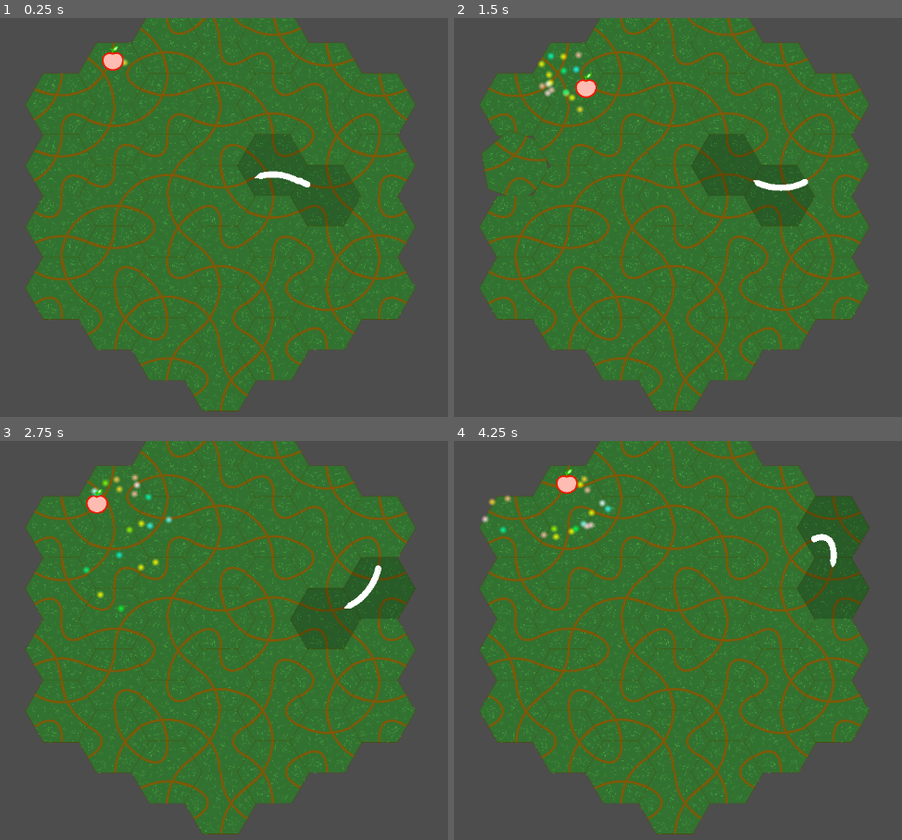
Above: before the commit, frames 1-4 (two rows, left to right).
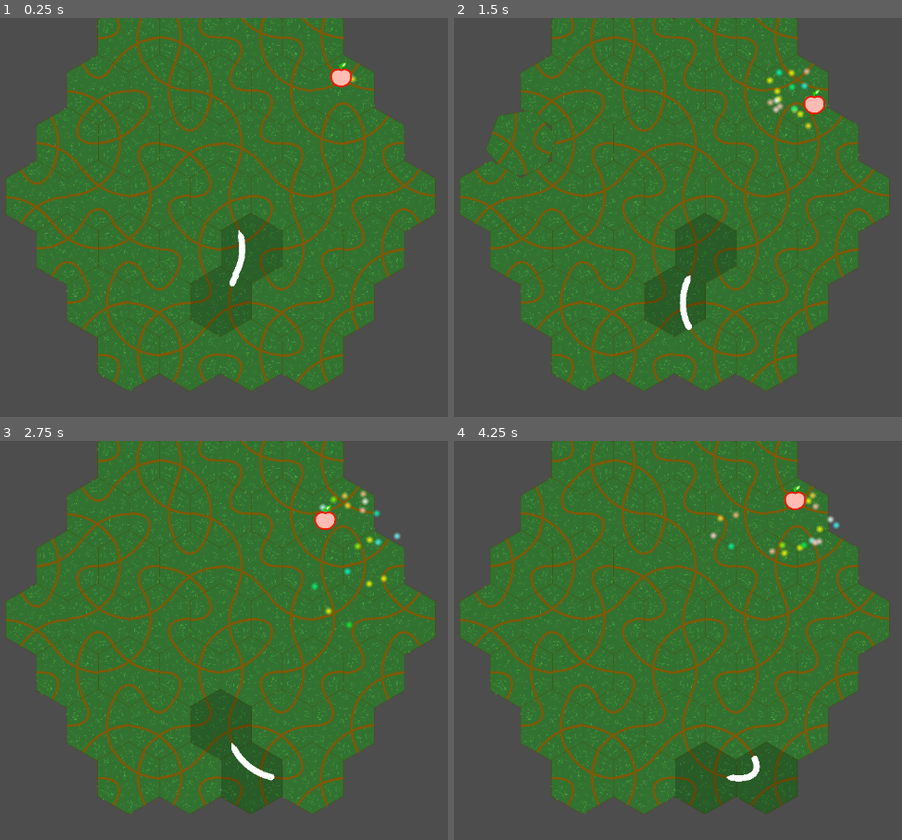
Above: after the commit, the same moments.

Repository: abalidoth/serpentrax
Game: Godot game, scene res://main_game.tscn
Two runs of this game, one before a commit and one after it. Both use one fixed random seed, a clock stepped at 60 frames per second and the inputs below.
Inputs (mouse positions are in pixels of both pictures, inside the frame that each line leads up to):
- Up to frame 1 (0.25 s): no input
- Up to frame 2 (1.5 s): move the mouse to (516, 105) at 0.52 s; click (516, 105) at 0.67 s; move the mouse to (516, 165) at 1.27 s; click (516, 165) at 1.42 s
- Up to frame 3 (2.75 s): move the mouse to (62, 648) at 2.02 s; click (62, 648) at 2.17 s
- Up to frame 4 (4.25 s): move the mouse to (516, 712) at 2.77 s; click (516, 712) at 2.92 s; move the mouse to (570, 496) at 3.52 s; click (570, 496) at 3.67 s

The runs differ from the first frame. In frame 1, 26% of the frame differs, in the area x 1-98%, y 0-99%; in frame 2, 27%; in frame 3, 27%; in frame 4, 27%.

Commit message:
fixed rotation

Diff:
--- a/combo_tile.tscn
+++ b/combo_tile.tscn
@@ -40,6 +40,7 @@
 point_count = 2
 
 [node name="ComboTile" type="Node2D"]
+rotation = 1.5708
 script = ExtResource("1_lb888")
 
 [node name="ComboTile" type="Sprite2D" parent="."]
--- a/main_game.gd
+++ b/main_game.gd
@@ -7,8 +7,8 @@
 var tile_radius = 3 #how big the board is
 
 #project from cubic coordinates to cartesian
-var project_x = Vector3(1,-0.5,-0.5) * tile_spacing
-var project_y = Vector3(0,sqrt(3)/2, -sqrt(3)/2) * tile_spacing
+var project_y = Vector3(1,-0.5,-0.5) * tile_spacing
+var project_x = -Vector3(0,sqrt(3)/2, -sqrt(3)/2) * tile_spacing
 
 var sample_frequency = 0.05 #how smooth the snake moves
 
